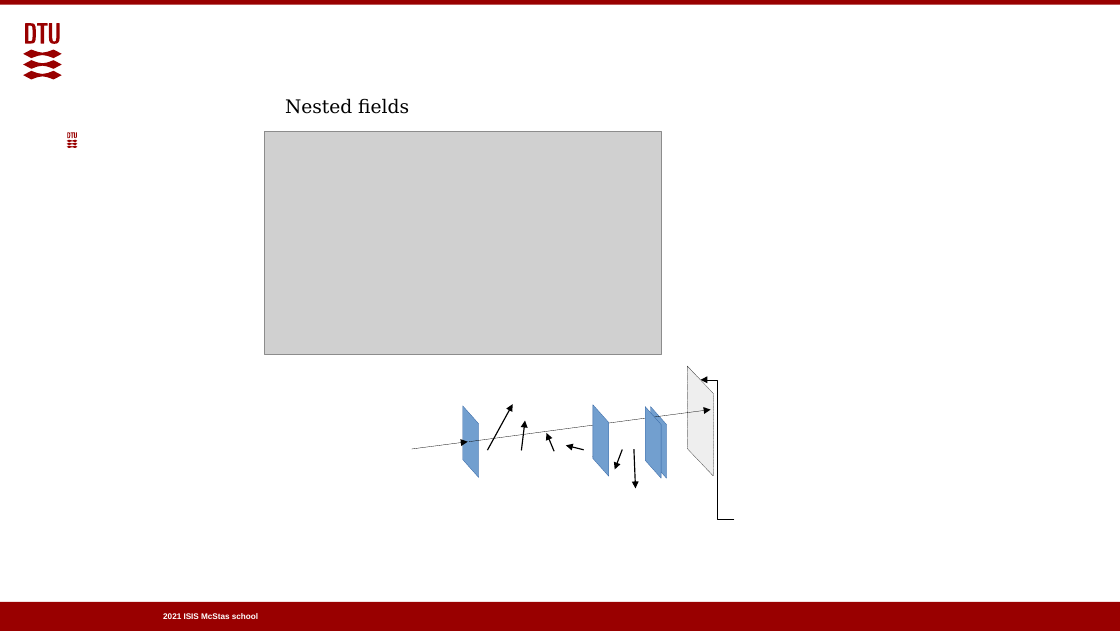
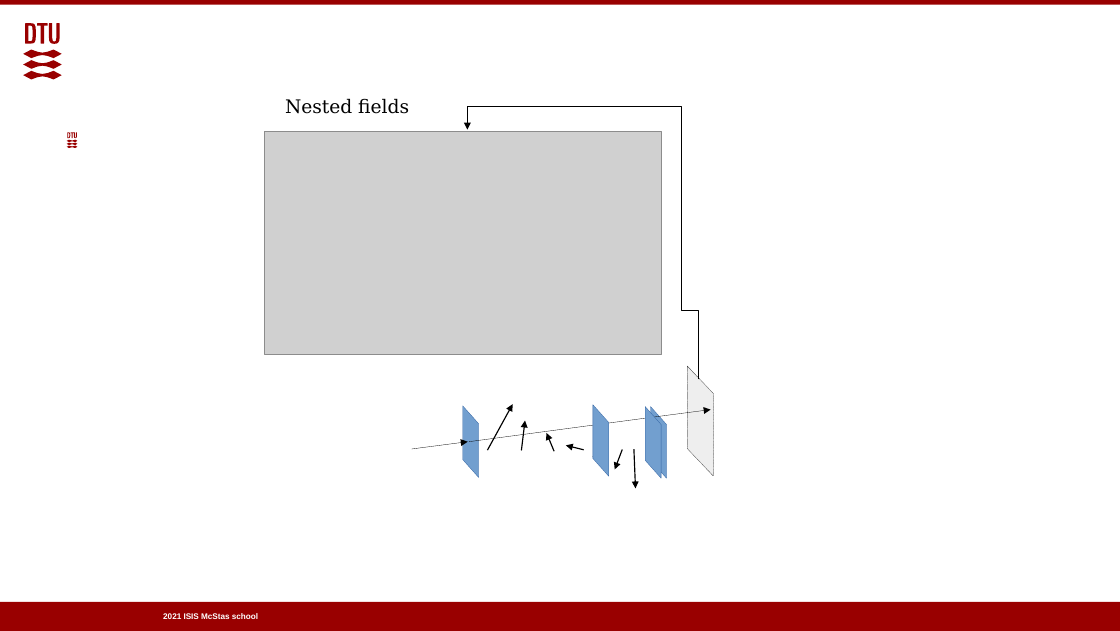
Before and after one commit to McStasMcXtrace/Schools, a slide deck: slide 23 of ISIS_April_2021/Wednesday_April_14th/1_Polarisation,_Optim_tools/Polarised_neutrons_in_McStas.odp (slide 27 before the commit). Drawn at 1120x631 pixels with LibreOffice and Linux fonts; fonts in the diff are those of the drawing; grey boxes stand for pictures; background and template pictures are left out. Boxes give left, top, right and bottom in pixels: in the first picture for what was removed or moved away, otherwise in the second. Text is boxed around its words. In the diff, an @@ line names an element or a change of style, - is before the commit and + after.

```diff
--- a/ISIS_April_2021/Wednesday_April_14th/1_Polarisation,_Optim_tools/Polarised_neutrons_in_McStas.odp
+++ b/ISIS_April_2021/Wednesday_April_14th/1_Polarisation,_Optim_tools/Polarised_neutrons_in_McStas.odp
@@ freeform shape added at bbox=[468, 106, 699, 379], outline #000000 0.26 pt @@
@@ freeform shape removed at bbox=[700, 379, 734, 518] @@
```
Also in this commit, not shown: 5 other slides changed, 1 slide added, 7 slides removed.
